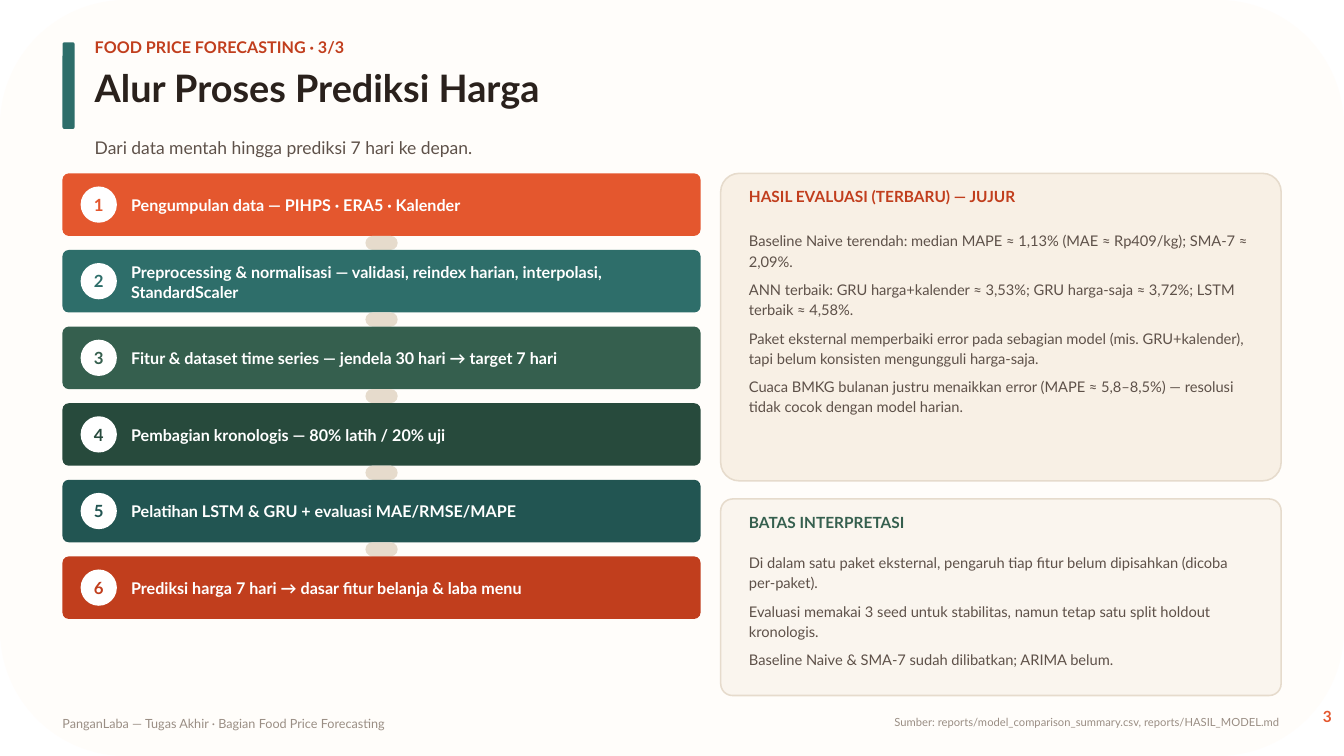
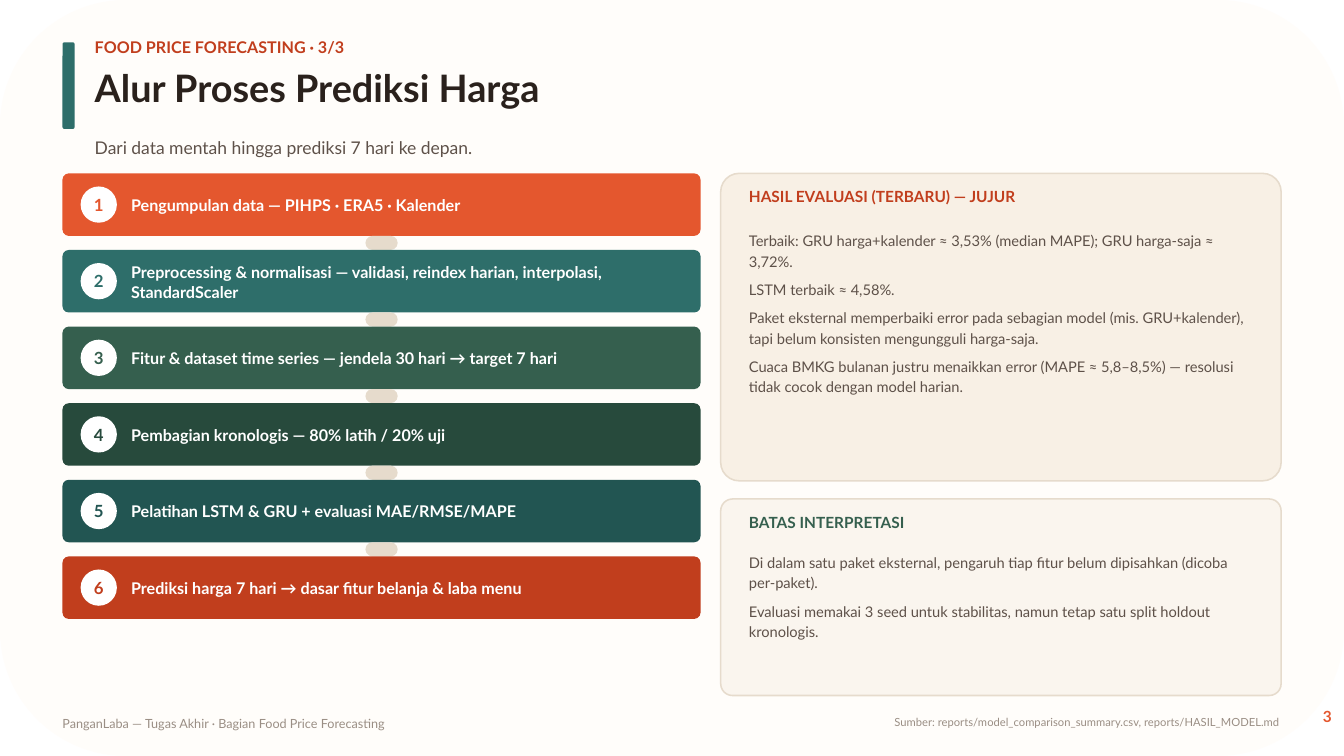
Before and after one commit to billyramadan/pangan-Laba, a slide deck: slide 3 of reports/FoodPriceForecasting_3Slide_v2.pptx. Drawn at 1344x756 pixels with LibreOffice and Linux fonts; fonts in the diff are those of the drawing. Boxes give left, top, right and bottom in pixels: in the first picture for what was removed or moved away, otherwise in the second. Text is boxed around its words. In the diff, an @@ line names an element or a change of style, - is before the commit and + after.

```diff
--- a/reports/FoodPriceForecasting_3Slide_v2.pptx
+++ b/reports/FoodPriceForecasting_3Slide_v2.pptx
@@ text at (749, 235, 1201, 297): text changed @@
-Baseline Naive terendah: median MAPE ≈ 1,13% (MAE ≈ Rp409/kg); SMA-7 ≈ 2,09%.
-ANN terbaik: GRU harga+kalender ≈ 3,53%; GRU harga-saja ≈ 3,72%; LSTM terbaik ≈ 4,58%.
+Terbaik: GRU harga+kalender ≈ 3,53% (median MAPE); GRU harga-saja ≈ 3,72%.
+LSTM terbaik ≈ 4,58%.
@@ text at (749, 654, 1113, 667): paragraph removed @@
-Baseline Naive & SMA-7 sudah dilibatkan; ARIMA belum.
```
Also in this commit, not shown: 4 other files.
